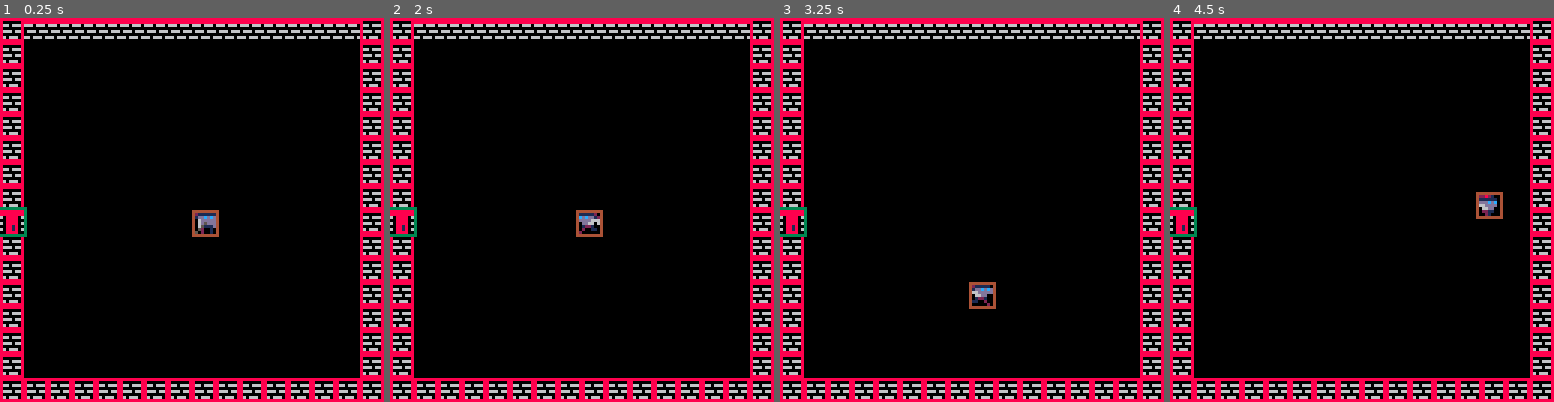
Above: before the commit, frames 1-4 (left to right).
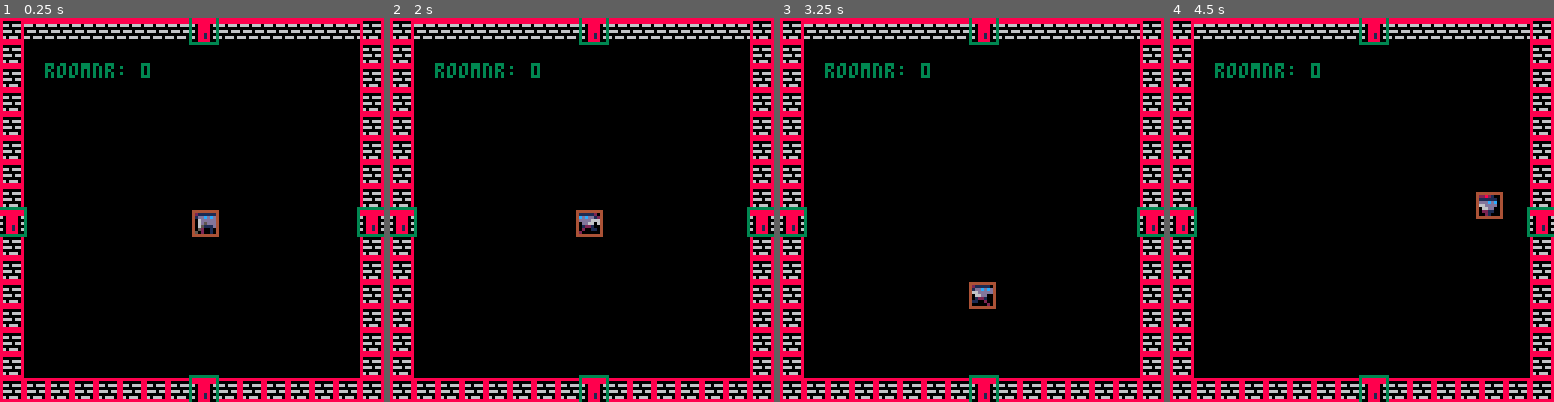
Above: after the commit, the same moments.

Repository: bttrs/toyboxjam2019
Game: PICO-8 cartridge game.p8
Two runs of this game, one before a commit and one after it. Both use one fixed random seed, a clock stepped at 60 frames per second and the inputs below.
Inputs:
- Up to frame 1 (0.25 s): no input
- Up to frame 2 (2 s): hold Left from 1.97 s (still down)
- Up to frame 3 (3.25 s): release Left at 2.37 s; hold Down 2.42-2.82 s; hold Right from 2.87 s (still down)
- Up to frame 4 (4.5 s): release Right at 3.53 s; hold Up 3.58-4.08 s; hold Right from 4.13 s (still down)

The runs differ from the first frame. In frame 1, 1.7% of the frame differs, in the area x 11-100%, y 0-100%; in frame 2, 1.7%; in frame 3, 1.7%; in frame 4, 1.7%.

Commit message:
tries to improve room switching... emphasis on tries

Diff:
--- a/game.p8
+++ b/game.p8
@@ -68,9 +68,9 @@
 	--rooms_init()
 	char.init()
 	game_manager.rooms = {}
-	game_manager.rooms[0] = generate_room(default_room)
 	game_manager.current_room = 0
 	game_manager.room_id_seq = 0
+	game_manager.rooms[0] = generate_room(default_room)
 	load_room(game_manager.rooms[0])
 end
 
@@ -86,13 +86,16 @@
 	if debug then
 		foreach(solids, debug_draw_solids)
 		foreach(trigger, debug_draw_trigger)
+		print("roomnr: "..game_manager.current_room, 15, 15)
 	end
 end
 
 function game_manager.door_triggered(door)
 	id = door.next_room_id
 	if game_manager.rooms[id] == nil then
-		game_manager.rooms[id] = generate_room(default_room)
+		--  generate_room(room_set, door_enter_pos, door_enter_id)
+		-- TODO: get door position
+		game_manager.rooms[id] = generate_room(default_room, utils.dir_d, id)
 	end
 	game_manager.current_room = id
 	load_room(game_manager.rooms[id])
@@ -299,7 +302,7 @@
 	floor={}
 }
 
-function generate_room(room_set, door_enter_pos)
+function generate_room(room_set, door_enter_pos, door_enter_id)
 	local room={
 		walls={
 			--{x=0,y=0,w=8,h=8,spritenr=1},
@@ -313,7 +316,15 @@
 	}
 	-- random integer between 2 and 4
 	door_amount = flr(rnd(4)) + 2
-	doors = get_doors(door_amount)
+
+	-- doors: {{utils.dir_l: {door}}}
+	doors={}
+	if door_enter_pos != nil and door_enter_id != nil then
+		doors = get_doors(door_amount, room_set.door[1], {pos=door_enter_pos, door=get_door(door_enter_pos, door_enter_id, room_set.door[1])})
+	else
+		doors = get_doors(door_amount)
+	end
+
 	printh(#doors)
 	for x=0,15,1 do
 	 for y=0,15,1 do
@@ -375,35 +386,56 @@
 	spr(tile.spritenr,tile.x,tile.y)
 end
 
+function get_door(pos, room_id, sprite_nr)
+	x=0
+	y=0
+	w=8
+	h=8
+	if pos == utils.dir_l then
+		x=0
+		y=8*8
+	elseif pos == utils.dir_r then
+		x=15*8
+		y=8*8
+	elseif pos == utils.dir_u then
+		x=8*8
+		y=15*8
+		h=2
+	elseif pos == utils.dir_d then
+		x=8*8
+		y=0
+	end
+	return {x=x, y=y, w=w, h=h, spritenr=sprite_nr, trigger_type=trigger_type.door,triggerbox={x=-1,y=-1,w=10,h=10}, next_room_id=room_id}
+end
+
 -- get door positions except for entry_door, since this is already a known position
-function get_doors(door_amount, omit_position)
+-- existing door: {utils.dir_l: {door}}
+function get_doors(door_amount, sprite_nr, existing_door)
 	-- don't mind this function. It's fucked up. I'm just tired rn.
 	printh("amount: "..door_amount)
 	positions={}
-	if omit_position != utils.dir_l then
-		positions[utils.dir_l]=true
-	elseif omit_position != utils.dir_r then
-		positions[utils.dir_r]=true
-	elseif omit_position != utils.dir_u then
-		positions[utils.dir_u]=true
-	elseif omit_position != utils.dir_d then
-		positions[utils.dir_d]=true
-	end
-
-	if #positions <= door_amount then
-		return positions
-	end
-
-	-- delete one entry
-	positions[flr(rnd(#positions)) + 1] = nil
-
-	if #positions <= door_amount then
-		return positions
-	end
-
-	-- delete another entry
-	positions[flr(rnd(#positions)) + 1] = nil
-	return positions
+	positions[utils.dir_l]=get_door(utils.dir_l, game_manager.next_room_nr(), sprite_nr)
+	positions[utils.dir_r]=get_door(utils.dir_r, game_manager.next_room_nr(), sprite_nr)
+	positions[utils.dir_u]=get_door(utils.dir_u, game_manager.next_room_nr(), sprite_nr)
+	positions[utils.dir_d]=get_door(utils.dir_d, game_manager.next_room_nr(), sprite_nr)
+	if existing_door != nil then
+		positions[existing_door]=nil
+		door_amount -= 1
+	end
+
+	fn = function(arr)
+		if #arr == door_amount then
+			return arr
+		end
+		arr[flr(rnd(#arr)) + 1] = nil
+		return fn(arr)
+	end
+
+	door_array = fn(positions)
+	if existing_door != nil then
+		door_array[existing_door.pos]=existing_door.door
+	end
+	return door_array
 end
 __gfx__
 00012000606660666066606660666066606660666066606616666661feeeeee87bbbbbb30000004000000030000300000b0dd030777777674f9f4fff7999a999
